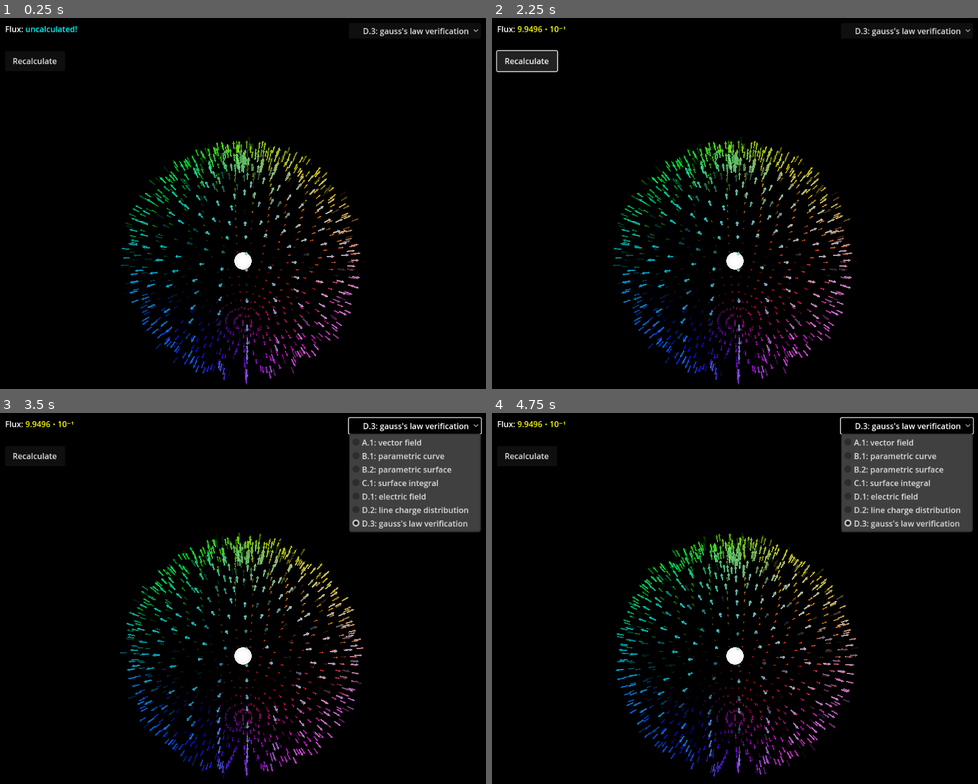
Above: before the commit, frames 1-4 (two rows, left to right).
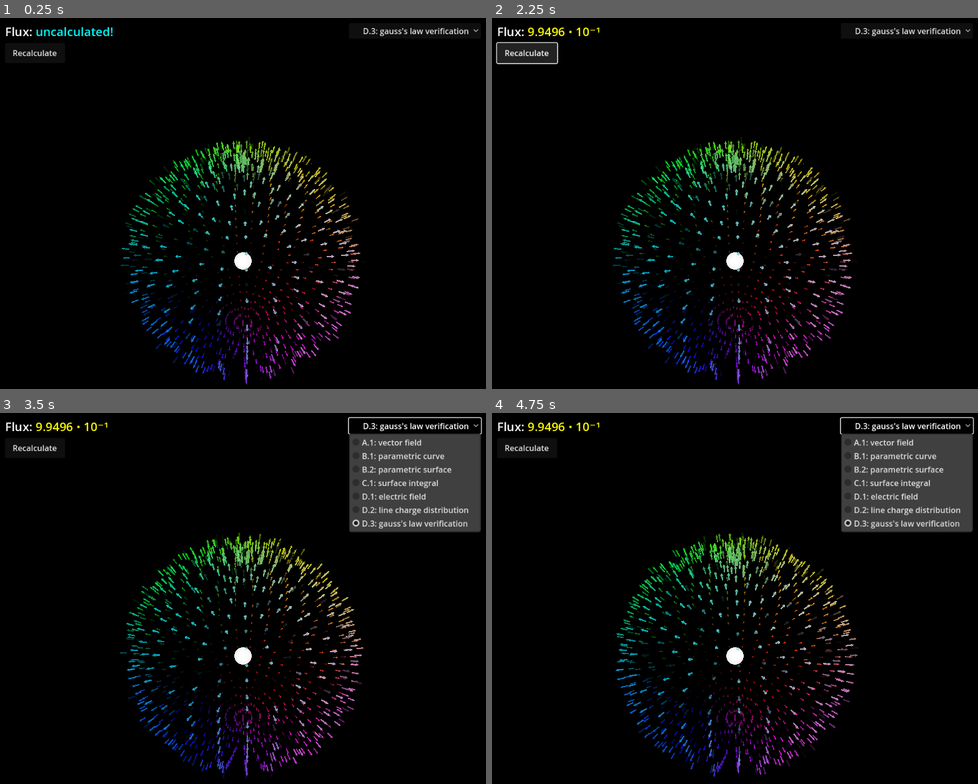
Above: after the commit, the same moments.

Repository: slotling/electromagnetism
Game: Godot game, scene res://Worlds/BaseWorlds/3d_world.tscn
Two runs of this game, one before a commit and one after it. Both use one fixed random seed, a clock stepped at 60 frames per second and the inputs below.
Inputs:
- Up to frame 1 (0.25 s): no input
- Up to frame 2 (2.25 s): click "Recalculate" at 0.5 s; click "D.3: gauss's law verification" at 1.25 s; click "Recalculate" at 2 s
- Up to frame 3 (3.5 s): click "D.3: gauss's law verification" at 2.75 s
- Up to frame 4 (4.75 s): click "Recalculate" at 3.5 s; click "D.3: gauss's law verification" at 4.25 s

The runs differ from the first frame. In frame 1, 0.5% of the frame differs, in the area x 1-24%, y 2-13%; in frame 2, 1.1%, in the area x 0-23%, y 2-15%; in frame 3, 0.5%; in frame 4, 0.5%.

Commit message:
[2/2] function inputs, C.2 is a little errornous rn

Diff:
--- a/Resources/Configs/DrawConfig.gd
+++ b/Resources/Configs/DrawConfig.gd
@@ -5,22 +5,30 @@
 
 # Each point in the lattice has associated values:
 # 1. Raw Index (Vector3)
-@export var LatticeStart := Vector3(-5, -5, -5) # Loop startings for generating lattice points
-@export var LatticeEnd := Vector3(5, 5, 5) # Loop endings for generating lattice points
+## Loop startings for generating lattice points
+## Loop endings for generating lattice points
+@export var LatticeStart := Vector3(-5, -5, -5)
+@export var LatticeEnd := Vector3(5, 5, 5)
 
 # 2. Position (Vector3, inferred from Raw Index)
-@export var PosScale := 10.0 # Multiplied with Raw Index to get position for in-world drawing
+## Multiplied with Raw Index to get position for in-world drawing
+@export var PosScale := 10.0
 
 # 3. Numerical Input (Vector3, inferred from Raw Index)
-@export var ValScale := 10.0 # Multiplied with Raw Index to get input values for multivariable functions
+## Multiplied with Raw Index to get input values for multivariable functions
+@export var ValScale := 10.0
 
 # Each lattice point has a vector drawn at that position.
 # Each vector's scale depends on its magnitude.
 # The scaling can be configured here.
-@export var BaseSize := 1.0 # Size of vector with maximum magnitude. All other vectors are scaled proportionally.
-@export var MinSize := 0.01 # Lower bound of size for nonzero vectors.
-@export var MaxSize := 3.0 # Upper bound of size for vectors.
-@export var MultSize := 0.5 # Multiplied with post-processed scale of each vector.
+## Size of vector with maximum magnitude. All other vectors are scaled proportionally.
+@export var BaseSize := 1.0
+## Lower bound of size for nonzero vectors.
+@export var MinSize := 0.01
+## Upper bound of size for vectors.
+@export var MaxSize := 3.0
+## Multiplied with post-processed scale of each vector.
+@export var MultSize := 0.5
 
 @export var UpperPercentile = 80
 @export var LowerPercentile = 20
@@ -28,4 +36,5 @@
 @export var ColorMult = 0.8
 
 # Additional configurations
-@export var LowDetailMode := false # When true, disables moving animations of vectors.
+## When true, disables moving animations of vectors.
+@export var LowDetailMode := false
--- a/Resources/Functions/function_controller.tscn
+++ /dev/null
@@ -1,6 +0,0 @@
-[gd_scene load_steps=2 format=3 uid="uid://siusbmdv3c7i"]
-
-[ext_resource type="Script" uid="uid://bqf1r58prach6" path="res://Resources/Functions/function_controller.gd" id="1_kecq5"]
-
-[node name="FunctionController" type="Node"]
-script = ExtResource("1_kecq5")
--- a/Resources/Functions/overrides/SPECIAL_function_input_override.gd
+++ b/Resources/Functions/overrides/SPECIAL_function_input_override.gd
@@ -1,18 +1,25 @@
 extends FunctionController
 
-var FUNCTION_PROVIDER = null
+var FUNCTION_PROVIDERS: Array[FunctionInput]
+
+func call_provider(variables: Array[float], function_id):
+	for provider in FUNCTION_PROVIDERS:
+		if provider.overriding_function_id == function_id:
+			return provider.evaluate(variables)
+	#print("No provider provides this function.")
+	return Vector3.ZERO
 
 func F(x, y=0, z=0, id=null) -> Vector3:
-	return FUNCTION_PROVIDER.evaluate([x, y, z]) if FUNCTION_PROVIDER else Vector3.ZERO
+	return call_provider([x, y, z], 0)
 
 func R(u, v=0, w=0) -> Vector3:
-	return FUNCTION_PROVIDER.evaluate([u, v, w]) if FUNCTION_PROVIDER else Vector3.ZERO
+	return call_provider([u, v, w], 1)
 
 func R_u(u, v=0) -> Vector3:
-	return FUNCTION_PROVIDER.evaluate([u, v]) if FUNCTION_PROVIDER else Vector3.ZERO
+	return call_provider([u, v], 2)
 
 func R_v(u, v) -> Vector3:
-	return FUNCTION_PROVIDER.evaluate([u, v]) if FUNCTION_PROVIDER else Vector3.ZERO
+	return call_provider([u, v], 3)
 
 func P(u, v=0, w=0) -> float:
-	return FUNCTION_PROVIDER.evaluate([u, v, w]) if FUNCTION_PROVIDER else 0
+	return call_provider([u, v, w], 4)
--- a/Scenes/canvas_layers/information_displays/surface_integrals.tscn
+++ b/Scenes/canvas_layers/information_displays/surface_integrals.tscn
@@ -10,14 +10,15 @@
 offset_top = 24.0
 offset_right = 640.0
 offset_bottom = 128.0
+theme_override_font_sizes/normal_font_size = 24
 bbcode_enabled = true
 text = "Flux: [color=\"#00FFFF\"]uncalculated!"
 
 [node name="Button" type="Button" parent="."]
 offset_left = 24.0
-offset_top = 80.0
+offset_top = 64.0
 offset_right = 144.0
-offset_bottom = 120.0
+offset_bottom = 104.0
 text = "Recalculate"
 
 [connection signal="pressed" from="Button" to="." method="_on_button_pressed"]
--- a/Scenes/canvas_layers/information_displays/test_charge_canvas_layer.tscn
+++ b/Scenes/canvas_layers/information_displays/test_charge_canvas_layer.tscn
@@ -6,10 +6,15 @@
 script = ExtResource("1_rf2cr")
 
 [node name="Label" type="RichTextLabel" parent="."]
+anchors_preset = 2
+anchor_top = 1.0
+anchor_bottom = 1.0
 offset_left = 24.0
-offset_top = 24.0
-offset_right = 640.0
-offset_bottom = 128.0
+offset_top = -56.0
+offset_right = 976.0
+offset_bottom = 48.0
+grow_vertical = 0
+theme_override_font_sizes/normal_font_size = 24
 bbcode_enabled = true
 text = "Electric field at test charge: [color=\"FF00AE\"]thinking very hard...[/color]
 Debug in-game position: [color=\"FF00AE\"]thinking very hard...[/color]"
--- a/Scenes/canvas_layers/information_inputs/function_input.gd
+++ b/Scenes/canvas_layers/information_inputs/function_input.gd
@@ -1,24 +1,38 @@
 extends CanvasLayer
+class_name FunctionInput
 
 @export var node_path_with_script_instance: NodePath
 @export var function_script_instance_to_input = 0
 @export var entries = 3
 @export var variable_names: Array[String] = []
 @export var function_name = "F"
+## Refer to Resources/Functions/overrides/SPECIAL_function_input_override.gd
+@export var overriding_function_id = 0
 
 var FunctionScriptInstances
 
 var string_expressions: PackedStringArray = []
 
-func evaluate(variables: Array[float]):
+func evaluate(variables):
 	var results = []
 	for string in string_expressions:
+		#print(string)
 		var expression = Expression.new()
 		var finalstring = string
 		for i in variable_names.size():
 			finalstring = finalstring.replace(variable_names[i], str(variables[i]))
-		expression.parse(finalstring)
+		#print(finalstring)
+		var parse_error = expression.parse(finalstring)
+
+		if parse_error != Error.OK:
+			return {"error": error_string(parse_error)}
+
 		var result = expression.execute()
+		#print(result)
+
+		if result == null:
+			return {"error": "Unable to parse '" + string + "'"}
+
 		results.push_back(result)
 
 	if entries == 1:
@@ -35,15 +49,25 @@
 	await get_tree().process_frame
 	await get_tree().process_frame
 	FunctionScriptInstances = get_node(node_path_with_script_instance).FunctionScriptInstances
-	FunctionScriptInstances[function_script_instance_to_input].FUNCTION_PROVIDER = self
+	FunctionScriptInstances[function_script_instance_to_input].FUNCTION_PROVIDERS.append(self)
 	$Control/SubjectLabel.text = function_name + "(" + ", ".join(variable_names) + ") = "
+	var my_array = []
+	my_array.resize(entries)
+	my_array.fill("+".join(variable_names))
+	$Control/LineEdit.placeholder_text = ", ".join(my_array)
 	$Control/VecIndicator.visible = entries > 1
 
 var error = ""
+var text = ""
+
 # Called every frame. 'delta' is the elapsed time since the previous frame.
 func _process(delta: float) -> void:
-	return
-	var processed_string: String = $Control/LineEdit.text.replace(" ", "")
+	pass
+	#$Control/Button.disabled = error != ""
+
+func _on_button_pressed() -> bool:
+	text = $Control/LineEdit.text
+	var processed_string: String = text.replace(" ", "")
 	string_expressions = processed_string.split(",")
 	#print(string_expressions)
 	error = ""
@@ -51,8 +75,15 @@
 		if string == "":
 			error = "Empty entry!"
 	if entries != string_expressions.size():
-		error = "Entry count mismatch!"
+		error = "Entry count mismatch! " + str(string_expressions.size()) + " given, " + str(entries) + " required"
+
+	if error == "":
+		var variables_test = []
+		variables_test.resize(variable_names.size())
+		variables_test.fill(67.67)
+		var evaluation = evaluate(variables_test)
+		if typeof(evaluation) == TYPE_DICTIONARY and "error" in evaluation:
+			error = evaluation["error"]
 
 	$Control/Label3.text = '[color="#ff1212"]' + error
-
-	$Control/Button.disabled = error != ""
+	return error == ""
--- a/Scenes/canvas_layers/information_inputs/function_input.tscn
+++ b/Scenes/canvas_layers/information_inputs/function_input.tscn
@@ -4,6 +4,7 @@
 
 [node name="FunctionInput" type="CanvasLayer"]
 script = ExtResource("1_2g3e2")
+variable_names = Array[String](["x", "y", "z"])
 
 [node name="Control" type="Control" parent="."]
 layout_mode = 3
@@ -38,11 +39,21 @@
 offset_bottom = -4.0
 text = "→"
 
+[node name="Button" type="Button" parent="Control"]
+visible = false
+layout_mode = 0
+offset_left = 928.0
+offset_top = -24.0
+offset_right = 976.0
+offset_bottom = 16.0
+text = "Set!"
+
 [node name="Label3" type="RichTextLabel" parent="Control"]
 layout_mode = 0
 offset_left = 104.0
 offset_top = -48.0
-offset_right = 384.0
+offset_right = 912.0
 offset_bottom = -25.0
 bbcode_enabled = true
-text = "[color=\"#ff1212\"]Errors are displayed here!"
+
+[connection signal="pressed" from="Control/Button" to="." method="_on_button_pressed"]
--- /dev/null
+++ b/Scenes/canvas_layers/information_inputs/function_input_updater.gd
@@ -0,0 +1,14 @@
+extends CanvasLayer
+
+@export var node_paths_with_script_instance: Array[NodePath]
+@export var node_paths_of_function_inputs: Array[NodePath]
+
+func _on_button_pressed() -> void:
+	var error_inputs = false
+	for i in node_paths_of_function_inputs:
+		#print(get_node(i)._on_button_pressed())
+		error_inputs = error_inputs or not get_node(i)._on_button_pressed()
+	if error_inputs:
+		return
+	for i in node_paths_with_script_instance:
+		get_node(i).function_updater()
--- /dev/null
+++ b/Scenes/canvas_layers/information_inputs/function_input_updater.tscn
@@ -0,0 +1,15 @@
+[gd_scene load_steps=2 format=3 uid="uid://qh7fqtqwc87r"]
+
+[ext_resource type="Script" uid="uid://gt2y7rugq7il" path="res://Scenes/canvas_layers/information_inputs/function_input_updater.gd" id="1_h4yxd"]
+
+[node name="FunctionInputUpdater" type="CanvasLayer"]
+script = ExtResource("1_h4yxd")
+
+[node name="Button" type="Button" parent="."]
+offset_left = 24.0
+offset_top = 24.0
+offset_right = 160.0
+offset_bottom = 64.0
+text = "Apply functions"
+
+[connection signal="pressed" from="Button" to="." method="_on_button_pressed"]
--- a/Scenes/charge_distributions/path_charge.gd
+++ b/Scenes/charge_distributions/path_charge.gd
@@ -5,9 +5,13 @@
 
 # Alias variable name for FunctionInput nodes and consistency
 @onready var FunctionScriptInstances = [ParametricCurveScriptInstance]
+func function_updater():
+	_ready()
 
 func _ready() -> void:
 	super()
+
+func set_path():
 	$Path.ParametricCurveScript = ParametricCurveScript
 	$Path._ready()
 
--- a/Scenes/parametric/path.gd
+++ b/Scenes/parametric/path.gd
@@ -9,10 +9,12 @@
 
 # Alias variable name for FunctionInput nodes and consistency
 @onready var FunctionScriptInstances = [ParametricCurveScriptInstance]
+func function_updater():
+	generate_points()
 
 var raw_points = []
 
-func _ready() -> void:
+func generate_points():
 	raw_points = []
 	$Path3D.curve.clear_points()
 
@@ -28,7 +30,11 @@
 		if u > uend:
 			u = uend
 
+		if u == uintercept:
+			pass
+
 		var raw_pos = ParametricCurveScriptInstance.R(u)
+		#print(raw_pos)
 		if u != uend or true:
 			raw_points.append(raw_pos)
 
@@ -39,6 +45,10 @@
 		# "Adds a point with the specified position relative to the curve's own position, with control points in and out. Appends the new point at the end of the point list."
 		# but the resulting points, when displayed, have had the global position of the path added to it. this is likely a bug.
 
+
+func _ready() -> void:
+	generate_points()
+
 # Called every frame. 'delta' is the elapsed time since the previous frame.
 func _process(delta: float) -> void:
 	pass
--- a/Scenes/parametric/surface.gd
+++ b/Scenes/parametric/surface.gd
@@ -7,6 +7,8 @@
 
 # Alias variable name for FunctionInput nodes and consistency
 @onready var FunctionScriptInstances = [ParametricSurfaceScriptInstance]
+func function_updater():
+	generate_surface()
 
 func R(u, v):
 	return ParametricSurfaceScriptInstance.R(u, v)
@@ -41,8 +43,7 @@
 func reoriented_calc_cross(u, v, u2, v2, currentR):
 	return (G.reorient_to_game(R(u2, v) - currentR)).cross(G.reorient_to_game(R(u, v2) - currentR))
 
-# Called when the node enters the scene tree for the first time.
-func _ready() -> void:
+func generate_surface():
 	var surface_array = []
 	surface_array.resize(Mesh.ARRAY_MAX)
 
@@ -129,6 +130,10 @@
 	$MeshInstance3D.mesh.clear_surfaces()
 	$MeshInstance3D.mesh.add_surface_from_arrays(Mesh.PRIMITIVE_TRIANGLES, surface_array)
 
+# Called when the node enters the scene tree for the first time.
+func _ready() -> void:
+	generate_surface()
+
 # Called every frame. 'delta' is the elapsed time since the previous frame.
 func _process(delta: float) -> void:
 	#_ready()
--- a/Worlds/1_vector_fields/1_1_fields.gd
+++ b/Worlds/1_vector_fields/1_1_fields.gd
@@ -22,6 +22,9 @@
 
 # Alias variable name for FunctionInput nodes and consistency
 @onready var FunctionScriptInstances = [FieldScriptInstance]
+func function_updater():
+	create_drawing_list(true)
+	draw_vectors(0, true)
 
 func F(x, y=0, z=0, id=null) -> Vector3:
 	return FieldScriptInstance.F(x, y, z, id)
@@ -78,7 +81,7 @@
 		calculated_settings["magmax"] = calculated_settings["magnitudes"][upper_percentile_index]
 		calculated_settings["min"] = Vector3(calculated_settings["x_values"][lower_percentile_index], calculated_settings["y_values"][lower_percentile_index], calculated_settings["z_values"][lower_percentile_index])
 
-
+# THIS IS WHAT YOU CALL TO REFRESH THE DRAWING LIST
 func create_drawing_list(initialize) -> void:
 	drawing_list = []
 	create_drawing_list_process(initialize)
--- a/Worlds/1_vector_fields/1_2_custom_functions.tscn
+++ b/Worlds/1_vector_fields/1_2_custom_functions.tscn
@@ -1,9 +1,23 @@
-[gd_scene load_steps=8 format=4 uid="uid://ci0af7mt2auc7"]
+[gd_scene load_steps=12 format=4 uid="uid://ci0af7mt2auc7"]
 
 [ext_resource type="PackedScene" uid="uid://4tag6ti1sfhp" path="res://Worlds/1_vector_fields/1_1_fields.tscn" id="1_lhwrq"]
 [ext_resource type="Script" uid="uid://cw3o83iuiqjpx" path="res://Resources/Functions/overrides/SPECIAL_function_input_override.gd" id="2_8qp4v"]
+[ext_resource type="Script" uid="uid://ckj7ev16yia8c" path="res://Resources/Configs/DrawConfig.gd" id="2_a75hg"]
 [ext_resource type="PackedScene" uid="uid://cno5vr8ekj43" path="res://Scenes/canvas_layers/information_inputs/function_input.tscn" id="2_c38mg"]
-[ext_resource type="PackedScene" uid="uid://d0jq72axobkte" path="res://Scenes/canvas_layers/information_inputs/update_field_canvas_layer.tscn" id="4_pmb8k"]
+[ext_resource type="Script" uid="uid://b38abs6n85w0l" path="res://Resources/Configs/WorldConfig.gd" id="3_c5ogb"]
+[ext_resource type="PackedScene" uid="uid://qh7fqtqwc87r" path="res://Scenes/canvas_layers/information_inputs/function_input_updater.tscn" id="4_pmb8k"]
+
+[sub_resource type="Resource" id="Resource_jvdk4"]
+script = ExtResource("2_a75hg")
+LatticeStart = Vector3(-15, -15, 0)
+LatticeEnd = Vector3(15, 15, 0)
+PosScale = 5.0
+metadata/_custom_type_script = "uid://ckj7ev16yia8c"
+
+[sub_resource type="Resource" id="Resource_e4o13"]
+script = ExtResource("3_c5ogb")
+draw = SubResource("Resource_jvdk4")
+metadata/_custom_type_script = "uid://b38abs6n85w0l"
 
 [sub_resource type="StandardMaterial3D" id="StandardMaterial3D_c38mg"]
 resource_local_to_scene = true
@@ -32,6 +46,7 @@
 mesh = SubResource("ArrayMesh_8qp4v")
 
 [node name="1_2_custom_functions" instance=ExtResource("1_lhwrq")]
+config = SubResource("Resource_e4o13")
 FieldScript = ExtResource("2_8qp4v")
 
 [node name="MM" parent="." index="0"]
@@ -39,6 +54,7 @@
 
 [node name="FunctionInput" parent="." index="1" instance=ExtResource("2_c38mg")]
 node_path_with_script_instance = NodePath("..")
-variable_names = Array[String](["x", "y", "z"])
 
-[node name="UpdateFieldCanvasLayer" parent="." index="2" instance=ExtResource("4_pmb8k")]
+[node name="FunctionInputUpdater" parent="." index="2" instance=ExtResource("4_pmb8k")]
+node_paths_with_script_instance = Array[NodePath]([NodePath("..")])
+node_paths_of_function_inputs = Array[NodePath]([NodePath("../FunctionInput")])
--- /dev/null
+++ b/Worlds/3_parametric_equations/3_3_parametric_curve_input.tscn
@@ -0,0 +1,21 @@
+[gd_scene load_steps=5 format=3 uid="uid://dwfmwp0clbrc8"]
+
+[ext_resource type="PackedScene" uid="uid://ds6tgon6cwvmr" path="res://Worlds/3_parametric_equations/3_1_curve.tscn" id="1_7pmbj"]
+[ext_resource type="PackedScene" uid="uid://cno5vr8ekj43" path="res://Scenes/canvas_layers/information_inputs/function_input.tscn" id="2_f5043"]
+[ext_resource type="Script" uid="uid://cw3o83iuiqjpx" path="res://Resources/Functions/overrides/SPECIAL_function_input_override.gd" id="2_s2nut"]
+[ext_resource type="PackedScene" uid="uid://qh7fqtqwc87r" path="res://Scenes/canvas_layers/information_inputs/function_input_updater.tscn" id="3_s2nut"]
+
+[node name="3_3_parametric_curve_input" instance=ExtResource("1_7pmbj")]
+
+[node name="Path" parent="." index="0"]
+ParametricCurveScript = ExtResource("2_s2nut")
+
+[node name="FunctionInput" parent="." index="1" instance=ExtResource("2_f5043")]
+node_path_with_script_instance = NodePath("../Path")
+variable_names = Array[String](["t"])
+function_name = "R"
+overriding_function_id = 1
+
+[node name="FunctionInputUpdater" parent="." index="2" instance=ExtResource("3_s2nut")]
+node_paths_with_script_instance = Array[NodePath]([NodePath("../Path")])
+node_paths_of_function_inputs = Array[NodePath]([NodePath("../FunctionInput")])
--- a/Worlds/5_electric_charge/5_1_electric_charge.gd
+++ b/Worlds/5_electric_charge/5_1_electric_charge.gd
@@ -1,68 +1,2 @@
 extends VectorField
 class_name ChargeVectorField
-#
-#signal charge_selected(chargeNode)
-
-#@export var refresh_config_upon_release = false
-#@export var recalculate_field_when_dragging = false
-#@export var recalculate_field_only_on_command = false
-#
-#@onready var charges = $Charges.get_children()
-#
-#var forces = []
-#
-#var InspectedCharge: ChargeDisplay = null
-#
-#func F(x, y=0, z=0, id=null) -> Vector3:
-	#var sum = Vector3.ZERO
-	#for arr in forces:
-		#sum += arr[id]
-	#return sum
-#
-#func update_charge(charge_id, update_drawing_list, refresh_config=false):
-	#var id = 0
-	#var charge = charges[charge_id]
-	#for ix in range(config.draw.LatticeStart.x, config.draw.LatticeEnd.x+1, 1):
-		#for iy in range(config.draw.LatticeStart.y, config.draw.LatticeEnd.y+1, 1):
-			#for iz in range(config.draw.LatticeStart.z, config.draw.LatticeEnd.z+1, 1):
-				#var x = config.draw.ValScale * ix
-				#var y = config.draw.ValScale * iy
-				#var z = config.draw.ValScale * iz
-				#var field = charge.E(x, y, z)
-				#forces[charge_id][id] = field
-				#id += 1
-				#
-	#charge_id_update_list.erase(charge_id)
-	#
-	#if update_drawing_list:
-		#create_drawing_list(true) # refresh_config and refresh_config_upon_release
-#
-#func _ready() -> void:
-	#for i in charges.size():
-		#charges[i].id = i
-		#var arr = []
-		#arr.resize(get_instance_count())
-		#arr.fill(Vector3.ZERO)
-		#forces.append(arr)
-		#update_charge(i, false)
-	#super()
-	#
-#func select_update(chargeNode):
-	#InspectedCharge = chargeNode
-	#charge_selected.emit(chargeNode)
-#
-#var charge_id_update_list = []
-#
-#func _process(delta: float) -> void:
-	#super(delta)
-	#for i in charges:
-		#if i.is_updated():
-			#charge_id_update_list.erase(i.id)
-			#charge_id_update_list.append(i.id)
-			#
-	#if not recalculate_field_only_on_command:
-		#for i in charges:
-			#if i.is_updated() and recalculate_field_when_dragging:
-				#update_charge(i.id, true)
-			#if i.has_stopped_updating():
-				#update_charge(i.id, true, true)
--- a/Worlds/BaseWorlds/3d_world.gd
+++ b/Worlds/BaseWorlds/3d_world.gd
@@ -5,7 +5,7 @@
 func _ready() -> void:
 	var scenes:Dictionary[String, Resource] = {
 		"A.1: vector field": load("res://Worlds/1_vector_fields/1_2_custom_functions.tscn"),
-		"B.1: parametric curve": load("res://Worlds/3_parametric_equations/3_1_curve.tscn"),
+		"B.1: parametric curve": load("res://Worlds/3_parametric_equations/3_3_parametric_curve_input.tscn"),
 		"B.2: parametric surface": load("res://Worlds/3_parametric_equations/3_2_surface.tscn"),
 		"C.1: surface integral": load("res://Worlds/4_integrals/4_2_surface_integral_calculation.tscn"),
 		"D.1: electric field": load("res://Worlds/5_electric_charge/5_3_a_test_charge_with_some_charges.tscn"),
Not shown, added: Scenes/canvas_layers/information_inputs/function_input_updater.gd.uid
Not shown, changed: export_presets.cfg
